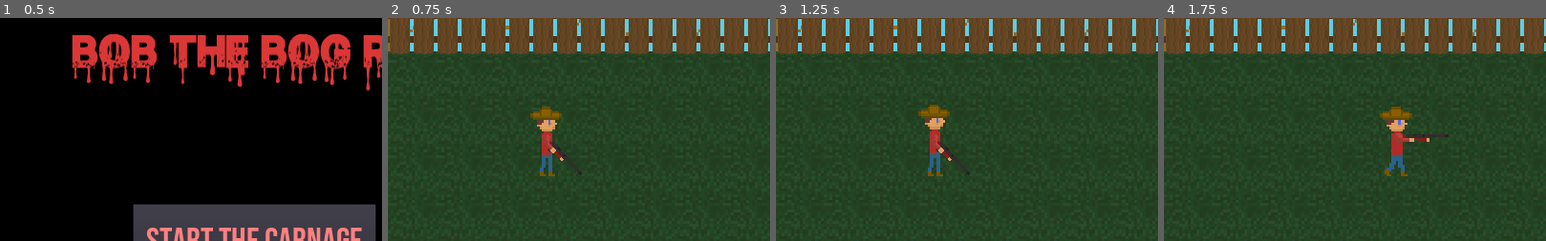
Above: before the commit, frames 1-4 (left to right).
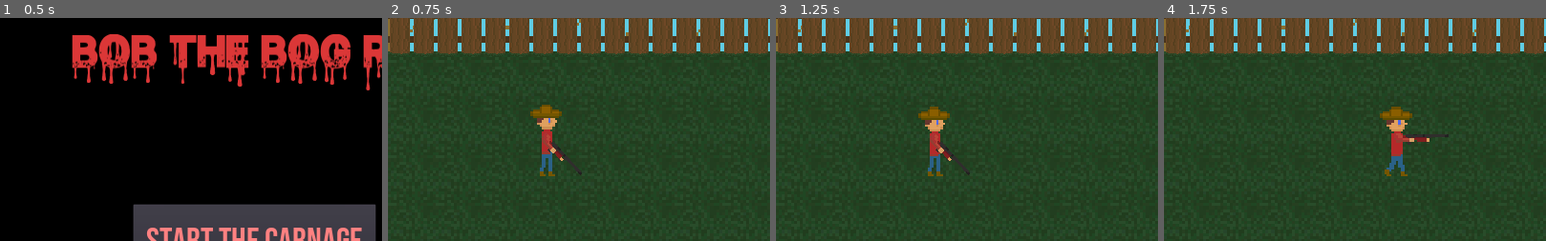
Above: after the commit, the same moments.

Repository: mchonan1996/ldjam-46-ZombieDefender
Game: Godot game, scene res://levels/MainMenu.tscn
Same seed, same stepped clock (60 frames per second), same inputs: the game is played once before the commit and once after it.
Inputs (mouse positions are % of the whole screen's width and height, from its top left):
- Up to frame 1 (0.5 s): no input
- Up to frame 2 (0.75 s): click "Start the Carnage" at 0.5 s
- Up to frame 3 (1.25 s): no input
- Up to frame 4 (1.75 s): move the mouse to (72, 45) at 1.27 s; press the mouse at (72, 45) at 1.28 s; hold D (move_right) from 1.28 s (still down)
The pictures show only the part of the screen within x 0-50%, y 19-69%; the shares and areas given below are measured in that part.

Frame 1 is identical in both runs. In frame 2, 0.4% of the frame differs, in the area x 37-46%, y 38-62%; in frame 3, 0.4%; in frame 4, nothing differs.

Commit message:
Added music to main menu and game

Diff:
--- a/levels/MainMenu.tscn
+++ b/levels/MainMenu.tscn
@@ -1,9 +1,10 @@
-[gd_scene load_steps=6 format=2]
+[gd_scene load_steps=7 format=2]
 
 [ext_resource path="res://fonts/Blood Thirst.tres" type="DynamicFont" id=1]
 [ext_resource path="res://fonts/BebasNeue-Regular.ttf" type="DynamicFontData" id=2]
 [ext_resource path="res://fonts/BebasNeue-Regular.tres" type="DynamicFont" id=3]
 [ext_resource path="res://scripts/MainMenu.gd" type="Script" id=4]
+[ext_resource path="res://music/lobby.ogg" type="AudioStream" id=5]
 
 [sub_resource type="DynamicFont" id=1]
 size = 24
@@ -81,5 +82,9 @@
 __meta__ = {
 "_edit_use_anchors_": false
 }
+
+[node name="BGM" type="AudioStreamPlayer" parent="."]
+stream = ExtResource( 5 )
+autoplay = true
 [connection signal="pressed" from="VBoxContainer/HBoxContainer/PlayButton" to="." method="_on_PlayButton_pressed"]
 [connection signal="pressed" from="VBoxContainer/HBoxContainer/QuitButton" to="." method="_on_QuitButton_pressed"]
--- a/prefabs/GameController.tscn
+++ b/prefabs/GameController.tscn
@@ -1,7 +1,8 @@
-[gd_scene load_steps=3 format=2]
+[gd_scene load_steps=4 format=2]
 
 [ext_resource path="res://sounds/coin_pickup.ogg" type="AudioStream" id=1]
 [ext_resource path="res://scripts/GameController.gd" type="Script" id=2]
+[ext_resource path="res://music/battle.ogg" type="AudioStream" id=3]
 
 [node name="GameController" type="Node" groups=[
 "GAME",
@@ -11,3 +12,8 @@
 [node name="CoinPickup" type="AudioStreamPlayer" parent="."]
 stream = ExtResource( 1 )
 volume_db = -10.0
+
+[node name="BGM" type="AudioStreamPlayer" parent="."]
+stream = ExtResource( 3 )
+volume_db = 3.0
+autoplay = true
--- a/prefabs/Player.tscn
+++ b/prefabs/Player.tscn
@@ -55,7 +55,6 @@
 scale = Vector2( 3, 3 )
 frames = SubResource( 7 )
 animation = "idle"
-frame = 1
 playing = true
 
 [node name="CollisionShape2D" type="CollisionShape2D" parent="."]
--- a/scripts/MainMenu.gd
+++ b/scripts/MainMenu.gd
@@ -1,5 +1,4 @@
 extends Control
-
 
 
 func _on_PlayButton_pressed() -> void:
Not shown, added: music/battle.ogg.import
Not shown, added: music/lobby.ogg.import
Not shown, added: music/battle.ogg
Not shown, added: music/lobby.ogg
